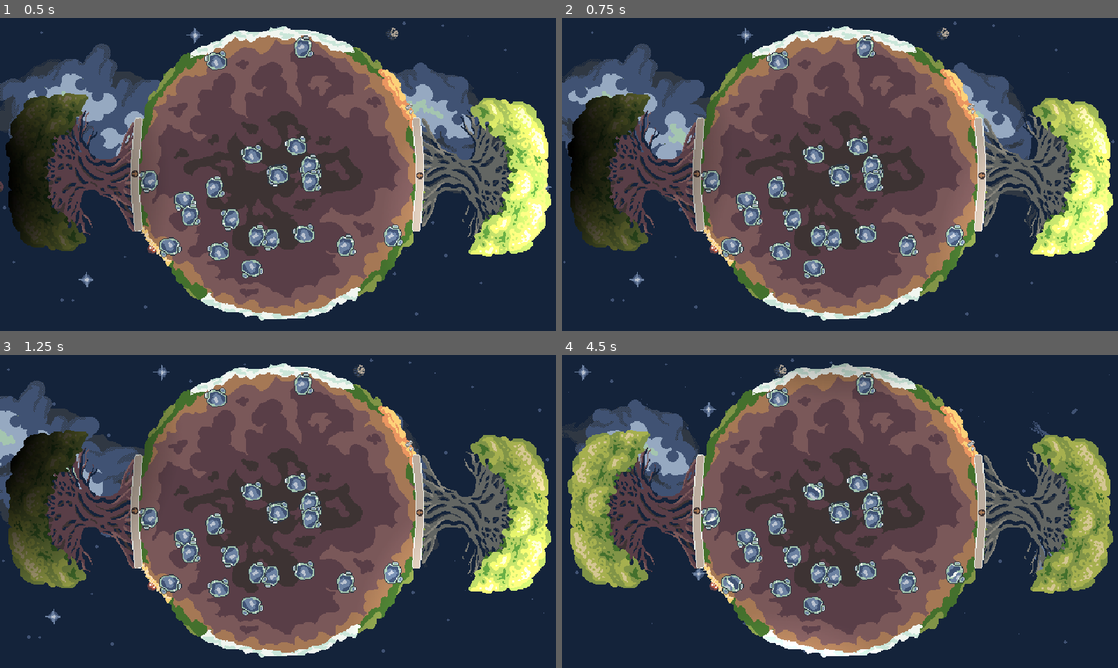
Above: before the commit, frames 1-4 (two rows, left to right).
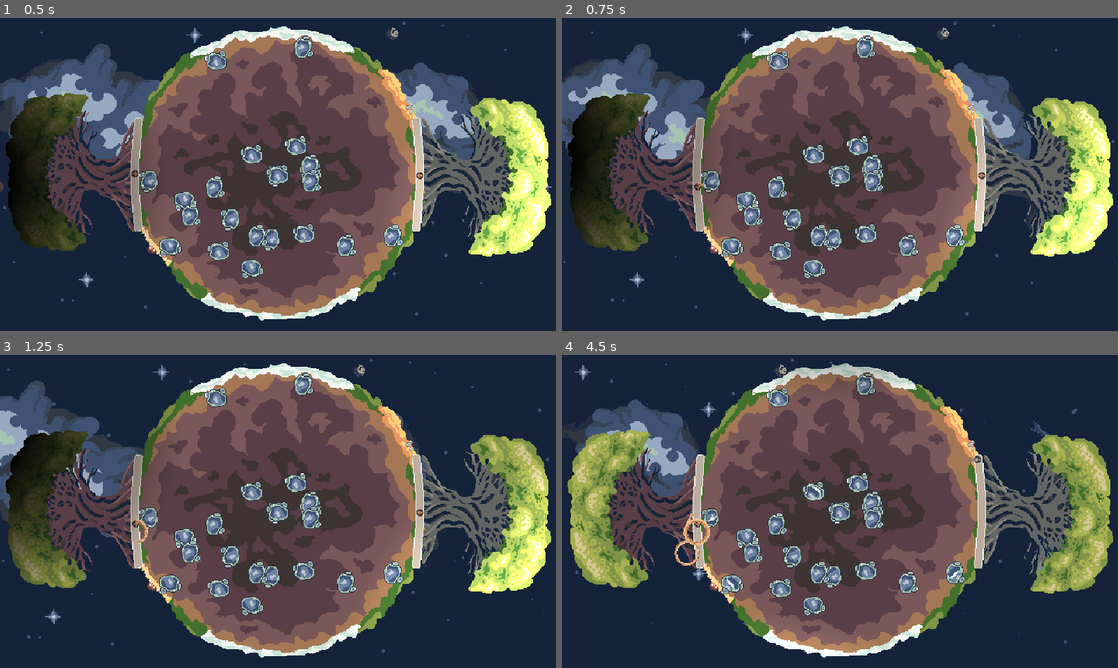
Above: after the commit, the same moments.

Repository: Rotta-Games/ragerootin
Game: Godot game, scene res://game.tscn
Two runs of this game, one before a commit and one after it. Both use one fixed random seed, a clock stepped at 60 frames per second and the inputs below. This scene is started directly instead of the project's main scene.
Inputs:
- Up to frame 1 (0.5 s): no input
- Up to frame 2 (0.75 s): tap Enter (ui_accept) at 0.5 s; hold Right (player1_move_right) from 0.53 s (still down); tap Space (player1_shoot) at 0.6 s
- Up to frame 3 (1.25 s): keep holding Right (player1_move_right); tap Enter (ui_accept) at 0.77 s
- Up to frame 4 (4.5 s): release Right (player1_move_right) at 1.28 s; hold Down (player1_move_down) 1.28-2.03 s; tap S (player2_move_down) at 1.35 s; tap Enter (ui_accept) at 1.52, 3.02, 3.77 s; hold Right (player1_move_right) 2.03-2.78 s; hold A (player2_move_left) 2.03-2.78 s; hold Up (player1_move_up) 2.78-3.53 s; tap D (player2_move_right) at 2.85 s; hold W (player2_move_up) 3.53-4.28 s; hold Left (player1_move_left) from 3.53 s (still down); tap F (player2_shoot) at 4.35 s

Frame 1 is identical in both runs. In frame 2, less than 0.1% of the frame differs, in the area x 23-26%, y 48-56%; in frame 3, 0.1%; in frame 4, 0.5%, in the area x 20-77%, y 32-68%.
Error before the commit: Parse Error: Expected expression after "or" operator. (res://player1.gd:29)

Commit message:
Fix code

Diff:
--- a/player.gd
+++ b/player.gd
@@ -19,13 +19,6 @@
 
 func _ready():
 	pass
-
-func _process(delta):
-	if (root):
-		var areas = root.body.get_overlapping_areas()
-		for area in areas:
-			if area.get_collision_layer_value(WATER_LAYER_MASK):
-				self.score += 1 * delta
 
 func shoot():
 	if root:
--- a/player1.gd
+++ b/player1.gd
@@ -26,8 +26,9 @@
 
 	if score > 100:
 		leafs.modulate = Color(1, 1, 1, 1)
-	elif:
+	else:
 		leafs.modulate = Color(red, green, blue, 1)
+	leafs.modulate = Color(1, 1, 1, 1)
 
 
 func _input(event):
--- a/player2.gd
+++ b/player2.gd
@@ -25,8 +25,9 @@
 
 	if score > 100:
 		leafs.modulate = Color(1, 1, 1, 1)
-	elif:
+	else:
 		leafs.modulate = Color(red, green, blue, 1)
+	leafs.modulate = Color(1, 1, 1, 1)
 
 func _input(event):
 	if Input.is_action_just_pressed("player2_shoot"):
